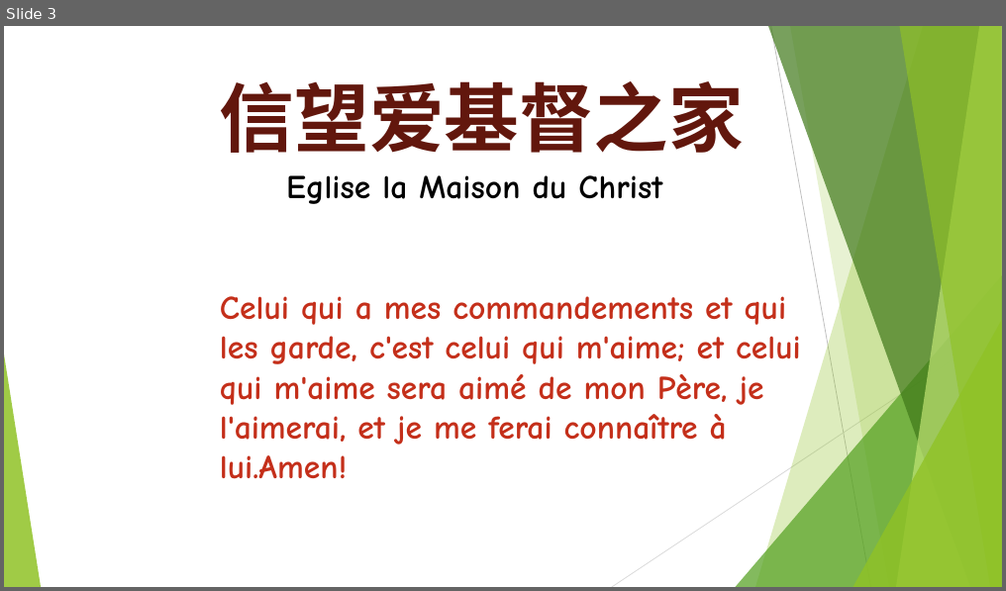
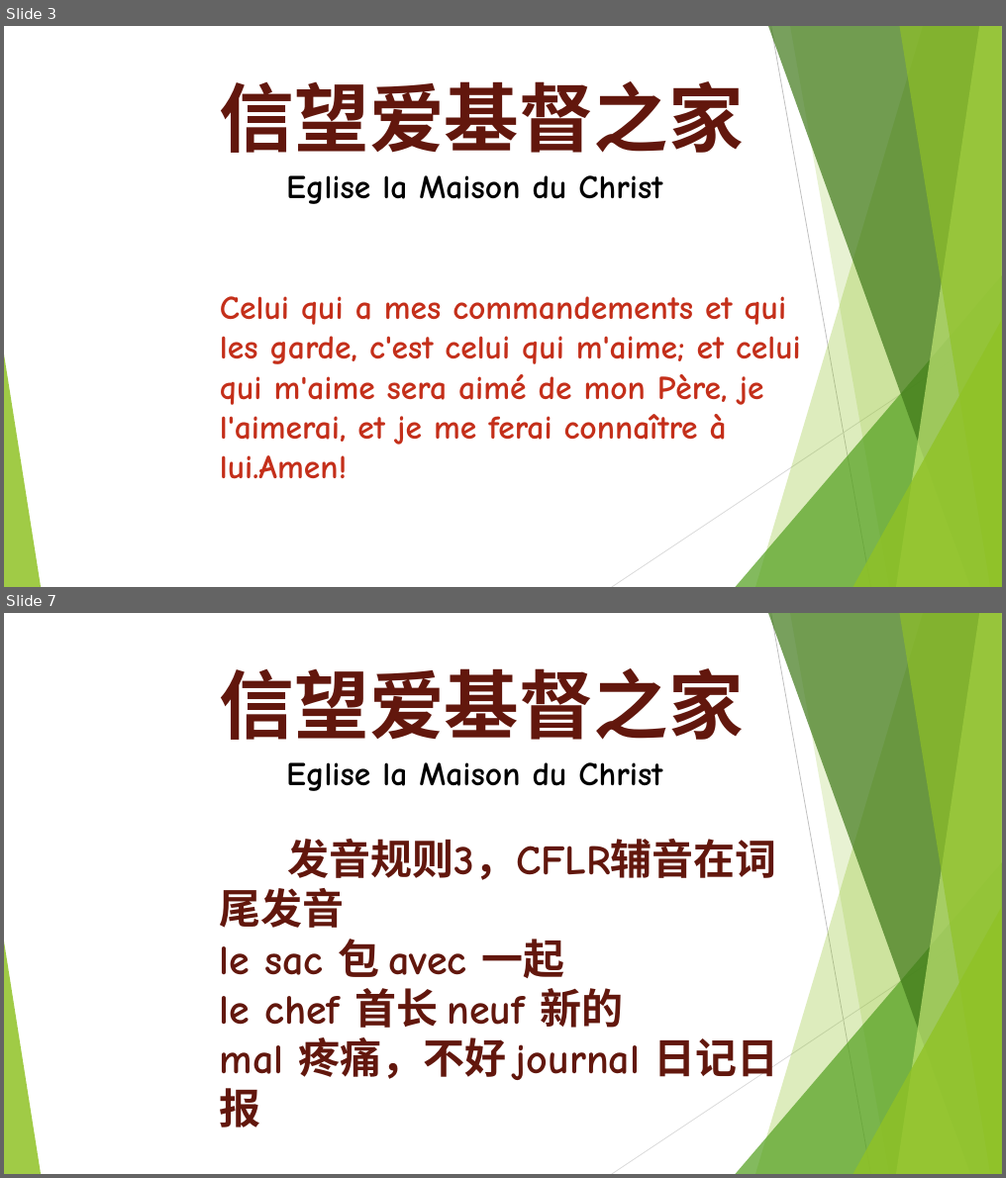
Before and after one commit to WANGZijian1994/SildePPT, a slide deck: 2026-02-22 法语课.pptx. Shown one above the other, each under a label of ours: slide 3 before the commit, slides 3 and 7 after it; the slides between them are not shown. The pictures are 1006x591 and 1006x1178 pixels, drawn with LibreOffice and Linux fonts; fonts in the diff are those of the drawing. Boxes give left, top, right and bottom in pixels: in the first picture for what was removed or moved away, otherwise in the second. Text is boxed around its words. In the diff, an @@ line names an element or a change of style, - is before the commit and + after.

```diff
--- a/2026-02-22 法语课.pptx
+++ b/2026-02-22 法语课.pptx
@@ slide 7 added at (4,613,1002,1174), background #FFFFFF; not listed: 10 template elements that a slide beside it also shows @@
@@ text added at (220,668,779,1128), 40 pt, text #62170D, bold @@
+信望爱基督之家
+Eglise la Maison du Christ
+发音规则3，CFLR辅音在词尾发音
+le sac 包 avec 一起
+le chef 首长 neuf 新的
+mal 疼痛，不好 journal 日记日报
```
Also in this commit, not shown: 22 other slides added, 3 other files.
